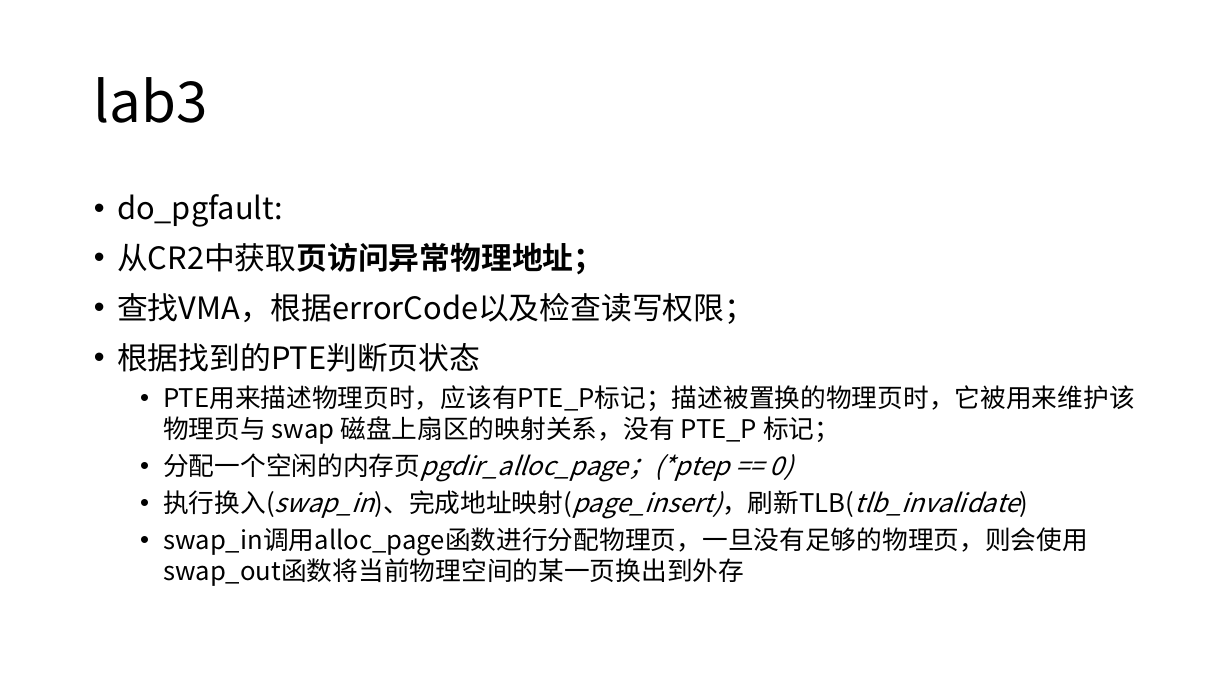
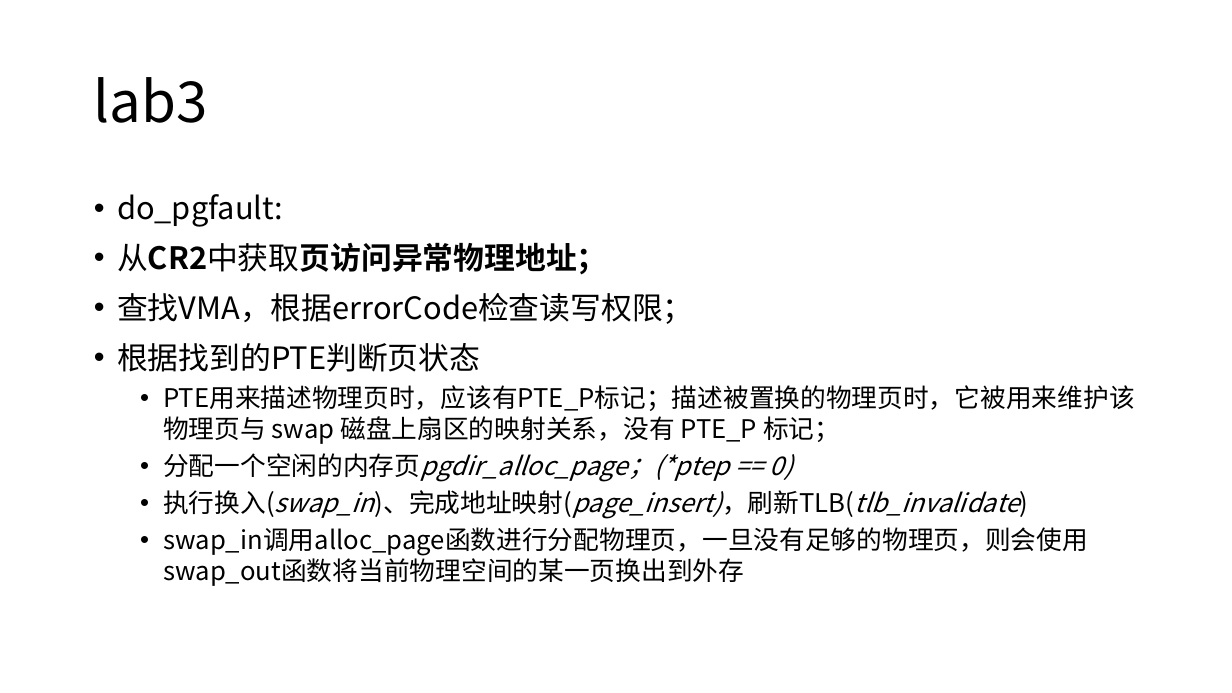
Before and after one commit to yuhao0102/aos_readlist, a slide deck: slide 11 of Project Proposal.pptx. Drawn at 1232x693 pixels with LibreOffice and Linux fonts; fonts in the diff are those of the drawing. Boxes give left, top, right and bottom in pixels: in the first picture for what was removed or moved away, otherwise in the second. Text is boxed around its words. In the diff, an @@ line names an element or a change of style, - is before the commit and + after.

```diff
--- a/Project Proposal.pptx
+++ b/Project Proposal.pptx
@@ text at (117, 242, 608, 275): bold on in "从CR2中获取页访问异常物理地址；" @@
@@ text at (117, 293, 694, 324): text changed @@
-• 查找VMA，根据errorCode以及检查读写权限；
+• 查找VMA，根据errorCode检查读写权限；
```
Also in this commit, not shown: 9 other slides changed, 1 slide added, 6 other files.
